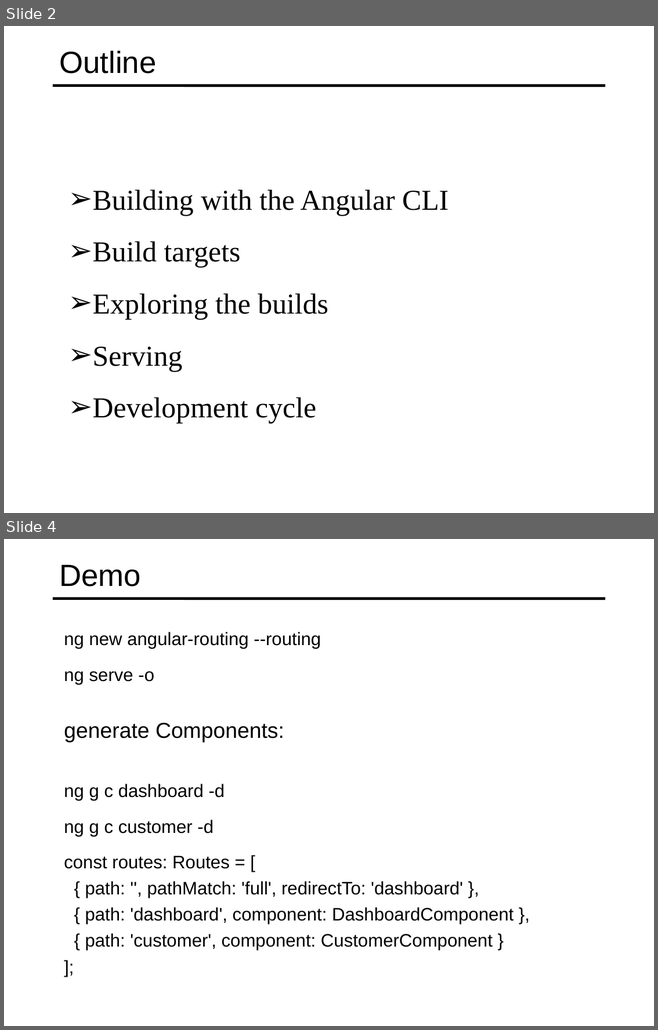
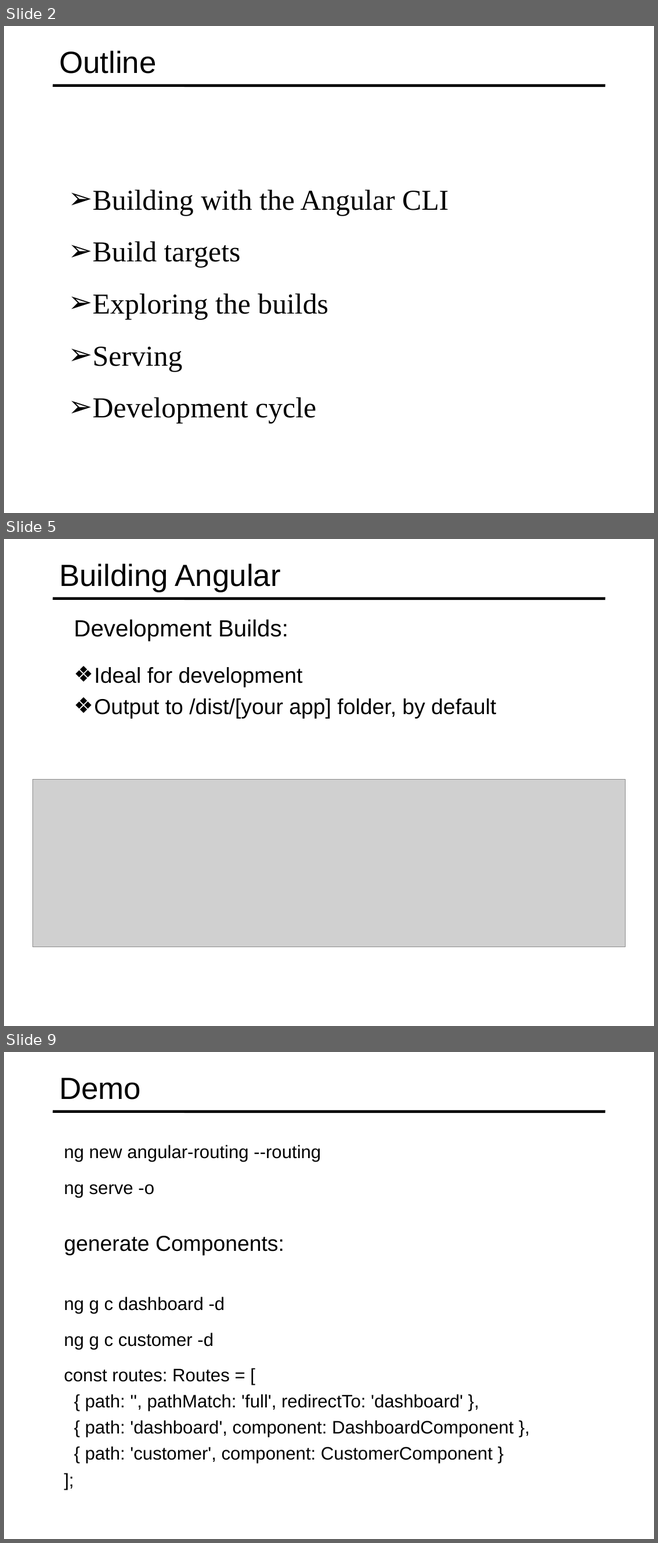
Before and after one commit to specter01wj/Jago_Link_Training, a slide deck: Angular/Angular7/Angular CLI/6.Building and Serving/L6_Building and Serving.ppt. Shown one above the other, each under a label of ours: slides 2 and 4 before the commit, slides 2, 5 and 9 after it; the slides between them are not shown. The pictures are 658x1030 and 658x1543 pixels, drawn with LibreOffice and Linux fonts; fonts in the diff are those of the drawing; grey boxes stand for pictures. Boxes give left, top, right and bottom in pixels: in the first picture for what was removed or moved away, otherwise in the second. Text is boxed around its words. In the diff, an @@ line names an element or a change of style, - is before the commit and + after.

```diff
--- a/Angular/Angular7/Angular CLI/6.Building and Serving/L6_Building and Serving.ppt
+++ b/Angular/Angular7/Angular CLI/6.Building and Serving/L6_Building and Serving.ppt
@@ slide 5 added at [4,539,654,1026], background #FFFFFF; not listed: 1 template element that a slide beside it also shows @@
@@ title added at [59,563,281,592], 34 pt, text #000000 @@
+Building Angular
@@ text added at [74,619,288,641], 25.9 pt, text #000000 @@
+  Development Builds:
@@ text added at [94,667,496,719], 24 pt, text #000000 @@
+  ❖ Ideal for development
+  ❖ Output to /dist/[your app] folder, by default
@@ picture added at [32,779,625,947] @@
@@ what was slide 4 is now slide 9 @@
```
Also in this commit, not shown: 5 other slides added, 1 slide removed.
